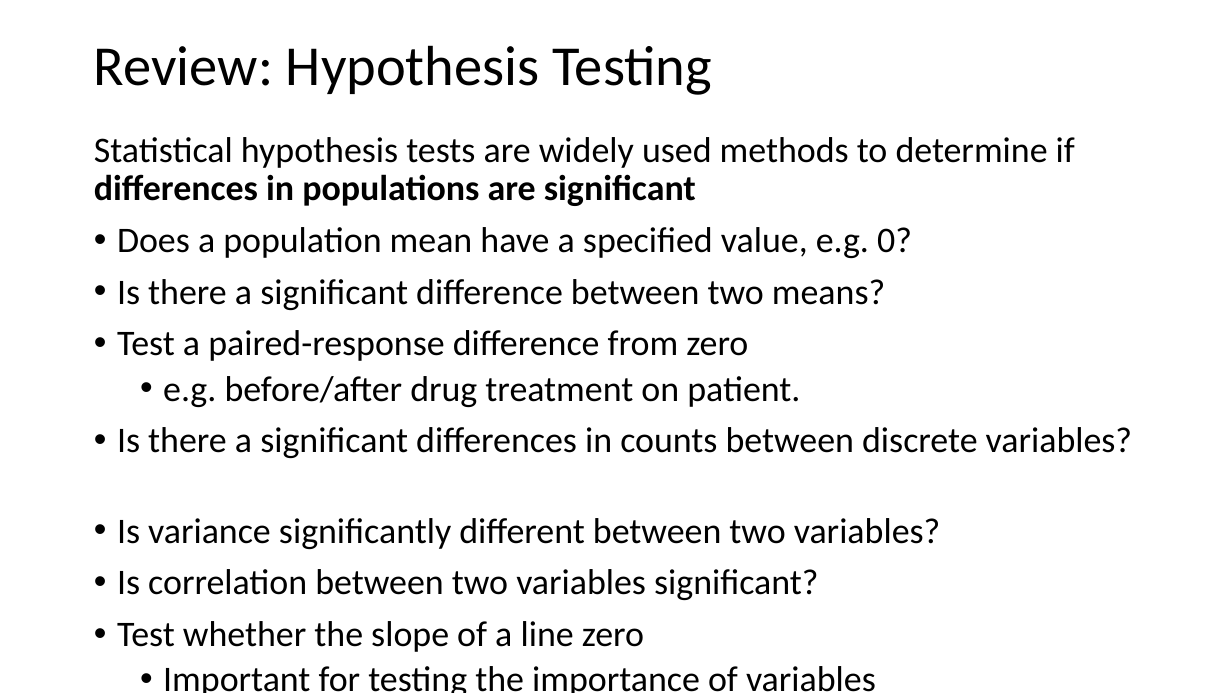
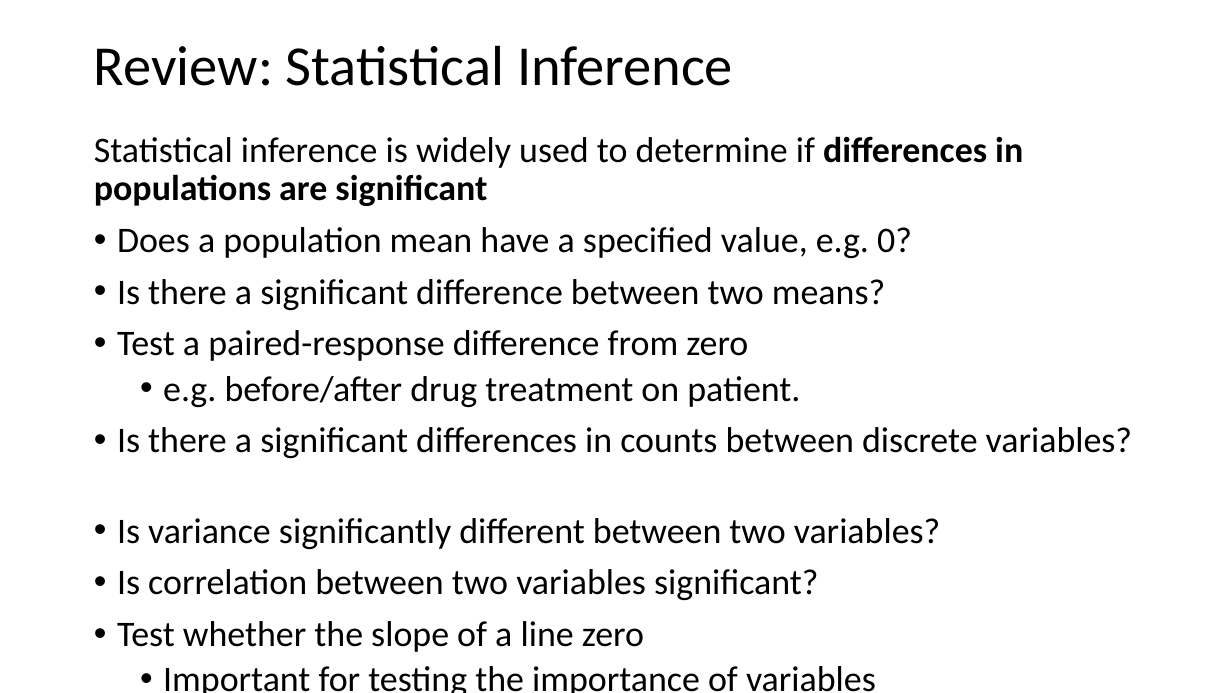
Before and after one commit to tenevian/Harvard-SSP-Data-Mining, a slide deck: slide 45 of slides/1_Introduction.pptx (slide 44 before the commit). Drawn at 1232x693 pixels with LibreOffice and Linux fonts; fonts in the diff are those of the drawing. Boxes give left, top, right and bottom in pixels: in the first picture for what was removed or moved away, otherwise in the second. Text is boxed around its words. In the diff, an @@ line names an element or a change of style, - is before the commit and + after.

```diff
--- a/slides/1_Introduction.pptx
+++ b/slides/1_Introduction.pptx
@@ text at (94, 45, 733, 86): text changed @@
-Review: Hypothesis Testing
+Review: Statistical Inference
@@ text at (94, 136, 1023, 206): text changed @@
-Statistical hypothesis tests are widely used methods to determine if differences in populations are significant
+Statistical inference is widely used to determine if differences in populations are significant
```
Also in this commit, not shown: 8 other slides changed, 2 slides added.
